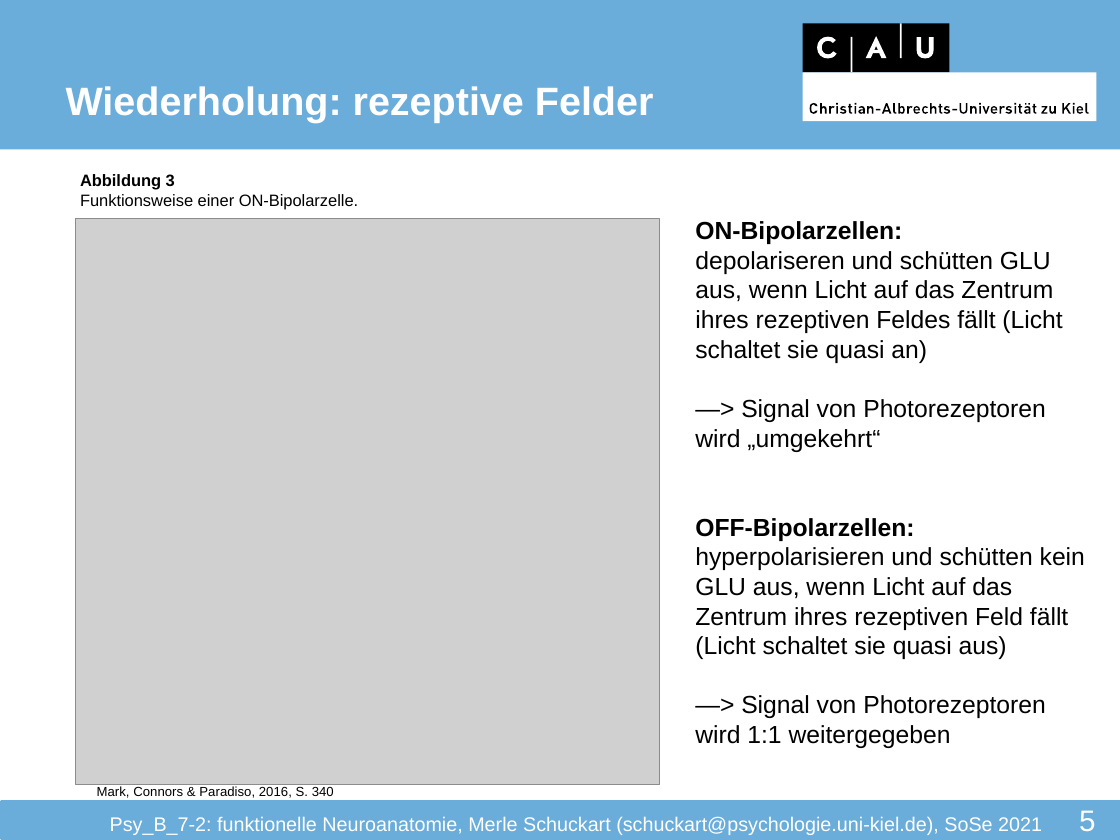
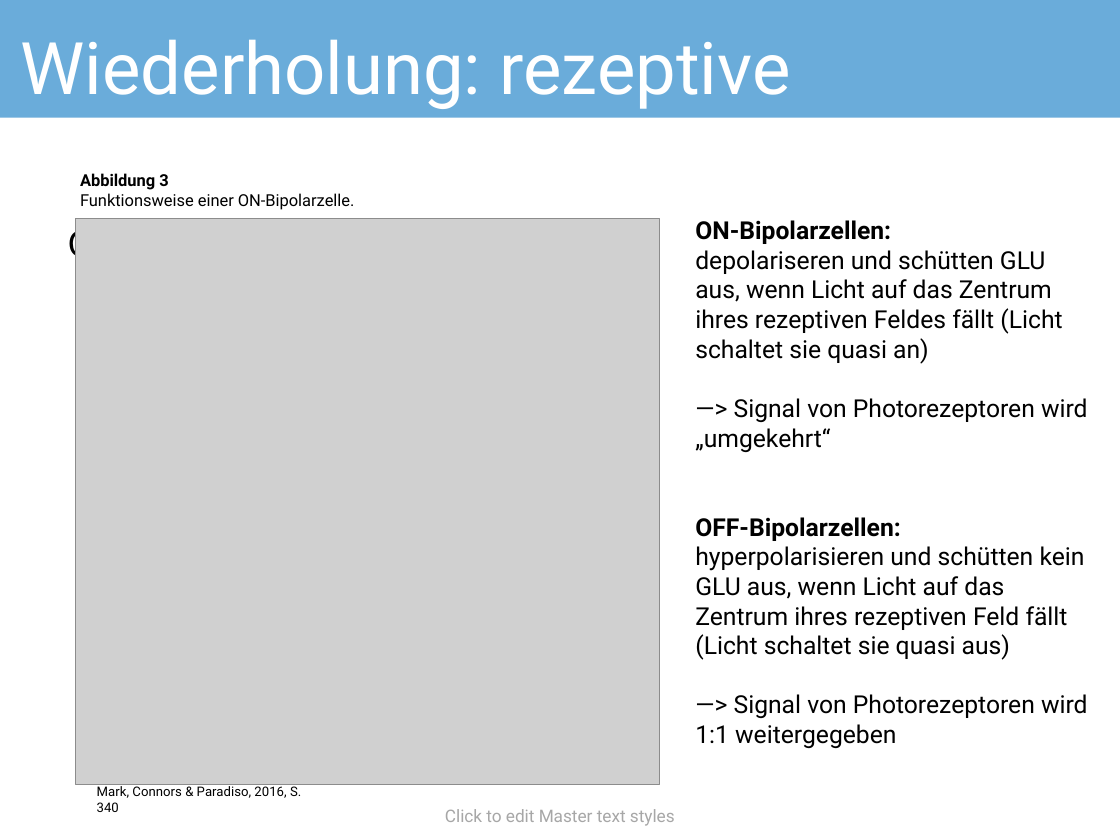
Before and after one commit to JuliusWelzel/teaching, a slide deck: slide 5 of seminars/funct_neuroanatomy_jw/Seminarfolien/FunNeuro_S03_Sehen_MS.pptx. Drawn at 1120x840 pixels with LibreOffice and Linux fonts; fonts in the diff are those of the drawing; grey boxes stand for pictures; background and template pictures are left out. Boxes give left, top, right and bottom in pixels: in the first picture for what was removed or moved away, otherwise in the second. Text is boxed around its words. In the diff, an @@ line names an element or a change of style, - is before the commit and + after.

Commit message:
[ADD] Neuro seminar S04 Sehen

```diff
--- a/seminars/funct_neuroanatomy_jw/Seminarfolien/FunNeuro_S03_Sehen_MS.pptx
+++ b/seminars/funct_neuroanatomy_jw/Seminarfolien/FunNeuro_S03_Sehen_MS.pptx
@@ rectangle: place and size @@
-rectangle at <box>0,0,1120,149</box>
+rectangle at <box>0,0,1120,117</box>
@@ title "Wiederholung: rezeptive Felder": place and size @@
-title "Wiederholung: rezeptive Felder" at <box>66,86,654,123</box>
+title "Wiederholung: rezeptive Felder" at <box>21,39,791,198</box>
@@ title "Wiederholung: rezeptive Felder" at <box>21,39,791,198</box>: size 24 to 44 pt, font Arial to Roboto, bold off; vertical alignment bottom to middle @@
@@ group removed at <box>803,24,1097,121</box>: 4 rectangles, 4 freeform shapes @@
@@ font Arial to Roboto in 3 elements at <box>695,220,1088,748</box>, <box>97,784,301,812</box>, <box>80,173,354,210</box> @@
@@ text added at <box>68,216,613,268</box>, 24 pt, text #000000 @@
+Click to edit Master text styles
+  Second level
+    Third level
+      Fourth level
+        Fifth level
@@ rectangle removed at <box>2,803,1120,839</box> @@
@@ text added at <box>445,809,675,826</box>, 10.5 pt, text #A7A7A7 @@
+Click to edit Master text styles
@@ text removed at <box>110,816,1042,835</box> @@
-Psy_B_7-2: funktionelle Neuroanatomie, Merle Schuckart (schuckart@psychologie.uni-kiel.de), SoSe 2021
@@ page number removed at <box>1079,810,1095,831</box> @@
-5
```
Also in this commit, not shown: 21 other slides changed, 3 slides added, 1 slide removed, 4 other files.
